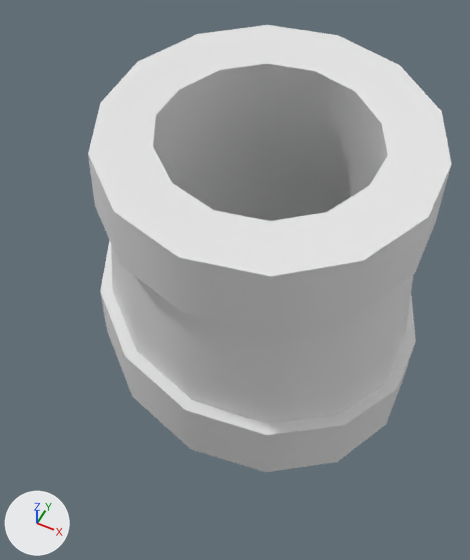
A saved change to the FBX model Assets/Models/Hands/Knight/Hand_Knight_Left_Animations.fbx.
One viewpoint serves both versions: a 50 mm camera at (6.4, -17.4, 18.6) aimed at (-2.1, -0.3, -2.8). The lights are fixed; the arrows at lower left show +X, +Y and +Z. The first picture is the older version. Where no turn or scale is listed for an object, it has been applied to the vertices.

Before the edit, the objects in view are built like this:
```python
me_hand_knight_left_bracer_001 = bpy.data.meshes.new('Hand_Knight_Left_Bracer.001')
me_hand_knight_left_bracer_001.from_pydata(...)  # 126 vertices, 126 faces; spans x -7.6..5.9, y -7.0..6.9, z -8.0..7.1
ob_hand_knight_left_bracer = bpy.data.objects.new('Hand_Knight_Left_Bracer', me_hand_knight_left_bracer_001)
ob_hand_knight_left_bracer.location = (0.0, -0.04, 0.0)
```
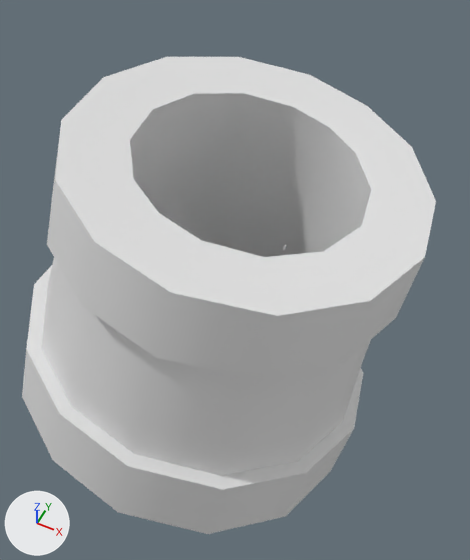
Edits to the bpy script that builds the scene:
```text
Change me_hand_knight_left_bracer_001:
    used by ob_hand_knight_left_bracer; location = (0.0, -0.04, 0.0)
    remove me_hand_knight_left_bracer_001.from_pydata(...)  # 126 vertices, 126 faces; spans x -7.6..5.9, y -7.0..6.9, z -8.0..7.1
    add me_hand_knight_left_bracer_001.from_pydata(...)  # 126 vertices, 126 faces; spans x -11.0..5.8, y -6.5..10.3, z -13.8..5.6
    me_hand_knight_left_bracer_001 part 1: 126 of 126 vertices moved; they spanned x -7.6..5.9, y -7.0..6.9, z -8.0..7.1 and now span x -11.0..5.8, y -6.5..10.3, z -13.8..5.6; mean shift (-1.4, 1.8, -3.3)
Change ob_hand_knight_left_bracer:
    ob_hand_knight_left_bracer.location: (0.0, -0.04, 0.0) -> (-0.6, 0.03, 0.0)
    ob_hand_knight_left_bracer.rotation_euler: (0.0, 0.0, 0.0) -> (0.0, 0.0, 1.047)  # degrees (0, 0, 0) -> degrees (0, 0, 60)
```

Location of each change, (x1, y1, x2, y2) in pixels of the pictures (470 x 560 px):
'Hand_Knight_Left_Bracer', reshaped, moved, turned
    before: (88, 25, 451, 472)
    after: (22, 57, 436, 534)
